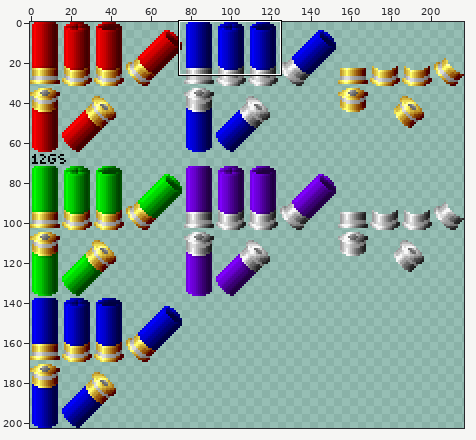
Two states of a sprite sheet, graphics/Casings/12g.png. Above: a wide view before the commit, with the close-up outlined.
Close-up. Earlier state:
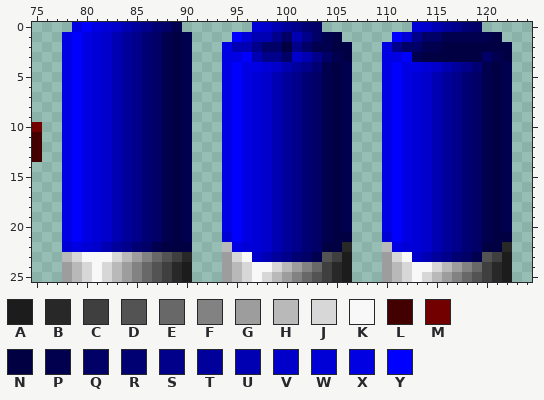
The file is 217x203 pixels. Colours within 5 levels of each other are drawn and written as one. Shown: x 75..124, y 0..25. The commit also changed other parts of the picture, which this record leaves out.
Palette (. is transparent): A #1c1c1c  B #282828  C #3f3f3f  D #535353  E #686868  F #828282  G #9d9d9d  H #b9b9b9  J #d7d7d7  K #f8f8f8  L #420000  M #720000  N #000042  P #00004e  Q #000066  R #000072  S #00008a  T #00009a  U #0000b2  V #0000ca  W #0000d6  X #0000e2  Y #0000fe
Pixels before, first column x 75:
 0 ....XYXWVUTSRQP.......WVUTSRQ.........WVUTSRQ...
 1 ...XYXWVUTSRQPNP....YWUUSQUSQPN.....YWSQQPPPPPN.
 2 ...XYXWVUTSRQPNP...XUUSQQNSQPPNN...XSQQPPNNNNNNN
 3 ...XYXWVUTSRQPNP...XXYUSSQVUSQPN...XXYPNNNNNNQPN
 4 ...XYXWVUTSRQPNP...XYXXWVUTSRPNP...XYXXWVUTSRPNP
 5 ...XYXWVUTSRQPNP...XYXWVUTSRQPNP...XYXWVUTSRQPNP
 6 ...XYXWVUTSRQPNP...XYXWVUTSRQPNP...XYXWVUTSRQPNP
 7 ...XYXWVUTSRQPNP...XYXWVUTSRQPNP...XYXWVUTSRQPNP
 8 ...XYXWVUTSRQPNP...XYXWVUTSRQPNP...XYXWVUTSRQPNP
 9 ...XYXWVUTSRQPNP...XYXWVUTSRQPNP...XYXWVUTSRQPNP
10 M..XYXWVUTSRQPNP...XYXWVUTSRQPNP...XYXWVUTSRQPNP
11 L..XYXWVUTSRQPNP...XYXWVUTSRQPNP...XYXWVUTSRQPNP
12 L..XYXWVUTSRQPNP...XYXWVUTSRQPNP...XYXWVUTSRQPNP
13 L..XYXWVUTSRQPNP...XYXWVUTSRQPNP...XYXWVUTSRQPNP
14 ...XYXWVUTSRQPNP...XYXWVUTSRQPNP...XYXWVUTSRQPNP
15 ...XYXWVUTSRQPNP...XYXWVUTSRQPNP...XYXWVUTSRQPNP
16 ...XYXWVUTSRQPNP...XYXWVUTSRQPNP...XYXWVUTSRQPNP
17 ...XYXWVUTSRQPNP...XYXWVUTSRQPNP...XYXWVUTSRQPNP
18 ...XYXWVUTSRQPNP...XYXWVUTSRQPNP...XYXWVUTSRQPNP
19 ...XYXWVUTSRQPNP...XYXWVUTSRQPNP...XYXWVUTSRQPNP
20 ...XYXWVUTSRQPNP...XYXWVUTSRQPNP...XYXWVUTSRQPNP
21 ...XYXWVUTSRQPNP...WYXWVUTSRQPNN...WYXWVUTSRQPNN
22 ...WXWVUTSRQPNNN...HXWWVUTSRQNNB...HXWWVUTSRQNNB
23 ...HJKKKJHGFEDCB...GJKVUTSRQPDCA...GJKVUTSRQPDCA
24 ...GHJKJHGFEDCBA...GHJKKJHGFECBA...GHJKKJHGFECBA
25 ...GHJKJHGFEDCBA...GHJKJHGFEDCBA...GHJKJHGFEDCBA
Once edited:
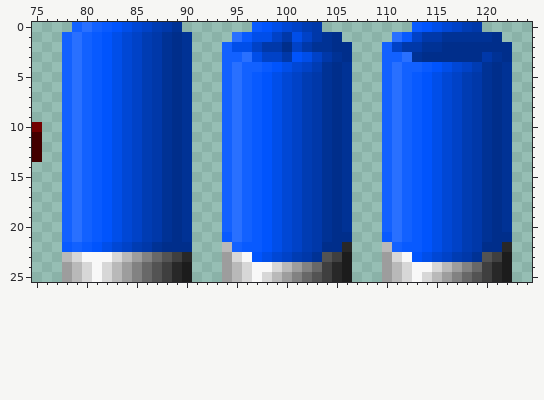
Changes in this commit:
colour N: #000042 -> #002e8b
colour P: #00004e -> #003295
colour Q: #000066 -> #0038a9
colour R: #000072 -> #003cb3
colour S: #00008a -> #0042c7
colour T: #00009a -> #0047d5
colour U: #0000b2 -> #004ee9
colour V: #0000ca -> #0054fd
colour W: #0000d6 -> #085aff
colour X: #0000e2 -> #1261ff
colour Y: #0000fe -> #2970ff
Boxes around the changes in both close-ups, in picture pixels (x1, y1, x2, y2):
changed: (62, 22, 512, 262)
